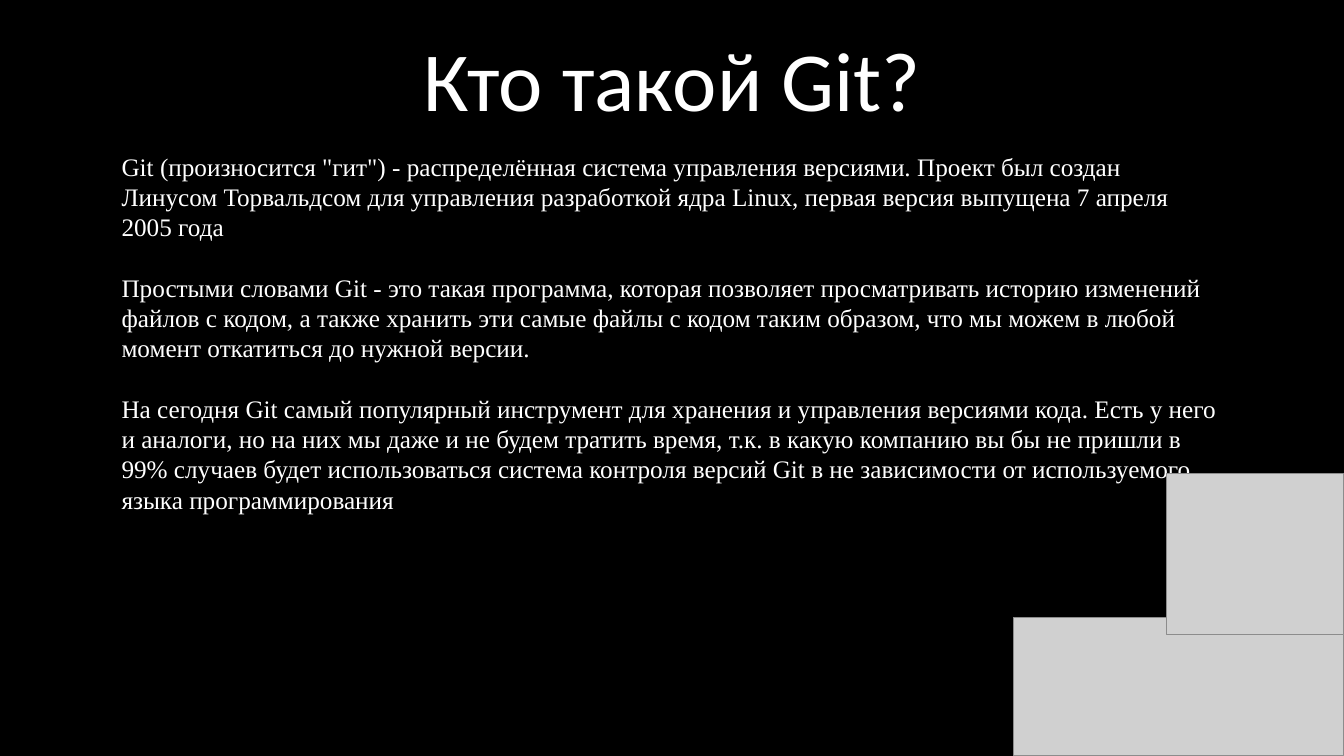
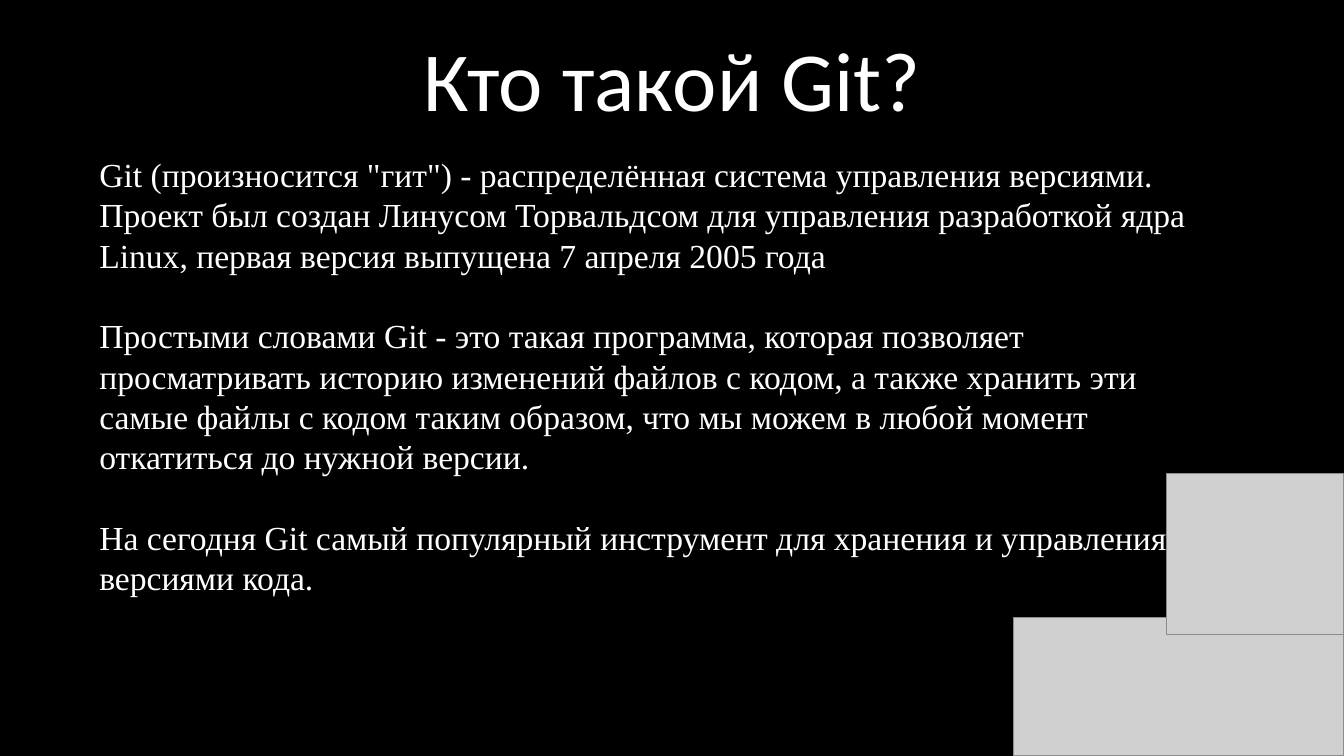
Before and after one commit to kruffka/C-Programming, a slide deck: slide 3 of 9_git/9_git.pptx. Drawn at 1344x756 pixels with LibreOffice and Linux fonts; fonts in the diff are those of the drawing; grey boxes stand for pictures. Boxes give left, top, right and bottom in pixels: in the first picture for what was removed or moved away, otherwise in the second. Text is boxed around its words. In the diff, an @@ line names an element or a change of style, - is before the commit and + after.

```diff
--- a/9_git/9_git.pptx
+++ b/9_git/9_git.pptx
@@ text "Git (произносится "гит") - распределённая ..." moved from (x1=122, y1=158, x2=1216, y2=515) to (x1=99, y1=164, x2=1185, y2=597) @@
@@ text at (x1=99, y1=164, x2=1185, y2=476): size 18 to 24 pt in "Git (произносится "гит") - распределённая система управления ...", "Простыми словами Git - это такая программа, ..." @@
@@ text at (x1=99, y1=527, x2=1166, y2=597): text changed; size 18 to 24 pt @@
-На сегодня Git самый популярный инструмент для хранения и управления версиями кода. Есть у него и аналоги, но на них мы даже и не будем тратить время, т.к. в какую компанию вы бы не пришли в 99% случаев будет использоваться система контроля версий Git в не зависимости от используемого языка программирования
+На сегодня Git самый популярный инструмент для хранения и управления версиями кода.
```
Also in this commit, not shown: 16 other slides changed, 4 slides added, 4 slides removed, 4 other files.
